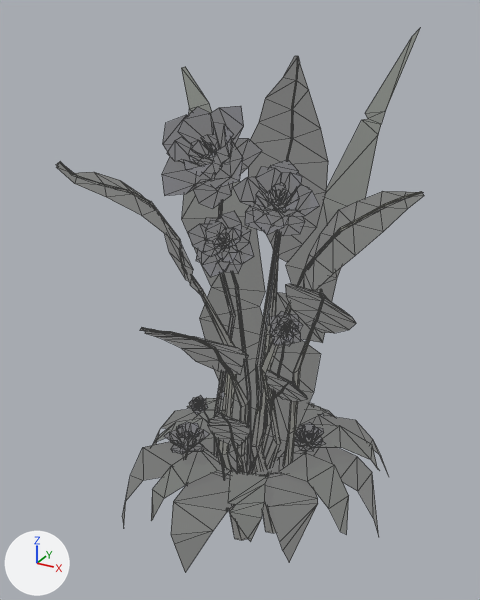
Before and after pictures for a commit that changed the glTF model public/assets/flower01.glb.
The view is the same before and after, from a camera (50 mm lens) standing at (0.735, -1.375, 1.23) and looking at (-0.078, 0.103, 0.491). The axes (+X, +Y, +Z) are drawn at lower left. The lights are the same throughout. Mesh edges are drawn as thin lines. Where no turn or scale is listed for an object, it has been applied to the vertices.

In view in the first picture: 'Flower01Plant'.
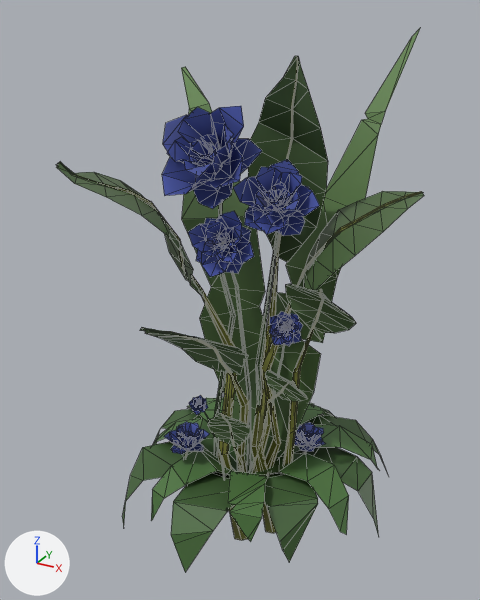
What the commit changed:
Picture 'Plant01_Texture-Plant01_Texture_Colour' (img_plant01_texture_plant01_texture_colour) is new.
Material 'Material.001' (mat_material_001) is new.
Its texture is img_plant01_texture_plant01_texture_colour.
me_cylinder_024 has 2037 vertices, 2540 faces and spans x -0.45..0.4, y -0.29..0.5, z -0.32..1.18.
me_cylinder_024 no longer uses material mat_plant01_material (picture img_plant01_texture_plant01_texture_png).
me_cylinder_024 now uses material mat_material_001 (picture img_plant01_texture_plant01_texture_colour).

Boxes (x1, y1, x2, y2) around the edits, measured in the pictures (480 x 600 px):
'Flower01Plant', recoloured (grey to green)
    both: (56, 29, 424, 572)
